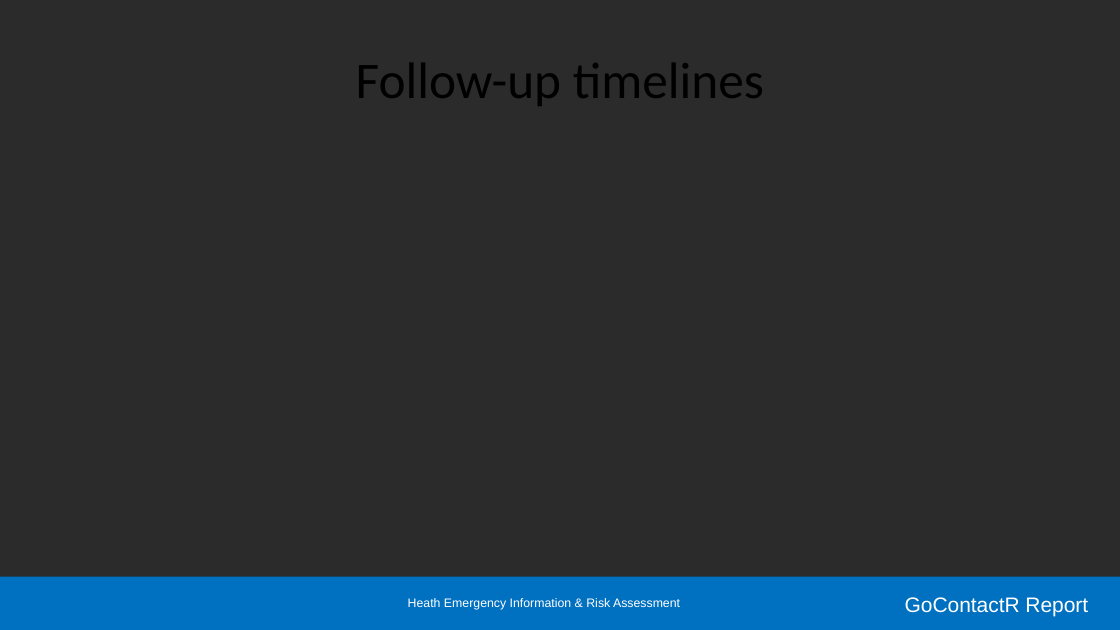
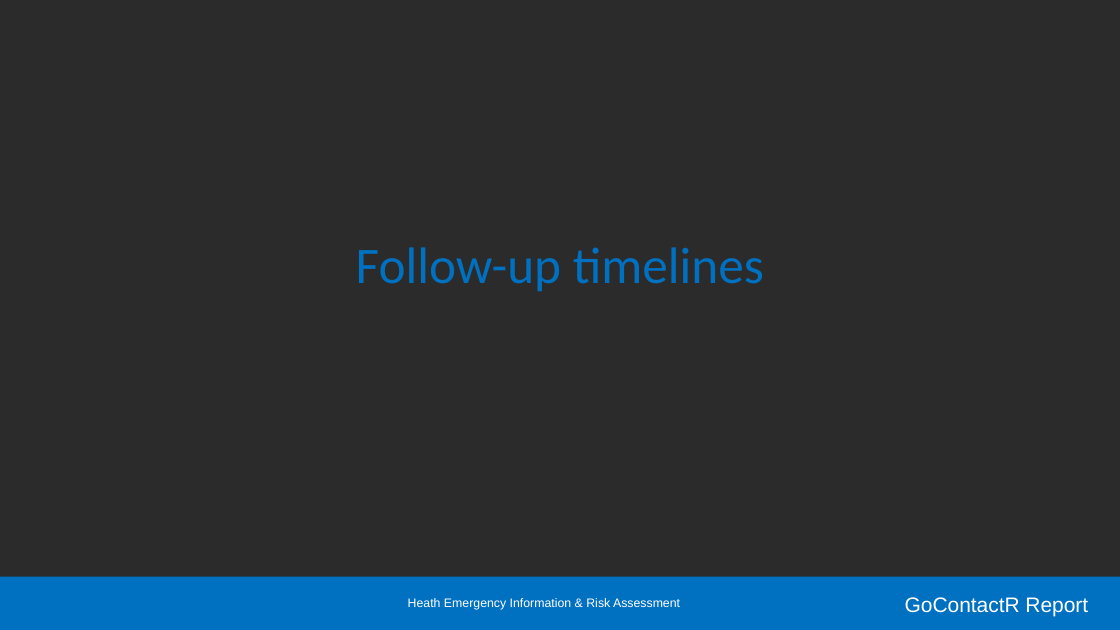
Before and after one commit to kendavidn/GoContactR, a slide deck: slide 26 of markdown/report.pptx (slide 33 before the commit). Drawn at 1120x630 pixels with LibreOffice and Linux fonts; fonts in the diff are those of the drawing; background and template pictures are left out; a plain dark background stands for a picture behind light text. Boxes give left, top, right and bottom in pixels: in the first picture for what was removed or moved away, otherwise in the second. Text is boxed around its words. In the diff, an @@ line names an element or a change of style, - is before the commit and + after.

```diff
--- a/markdown/report.pptx
+++ b/markdown/report.pptx
@@ title "Follow-up timelines": place and size @@
-title "Follow-up timelines" at (356,63,764,106)
+title "Follow-up timelines" at (356,247,764,291)
@@ title "Follow-up timelines" at (356,247,764,291): text colour #000000 to #0070C0 @@
```
Also in this commit, not shown: 23 other slides changed, 9 slides added, 13 slides removed, 35 other files.
